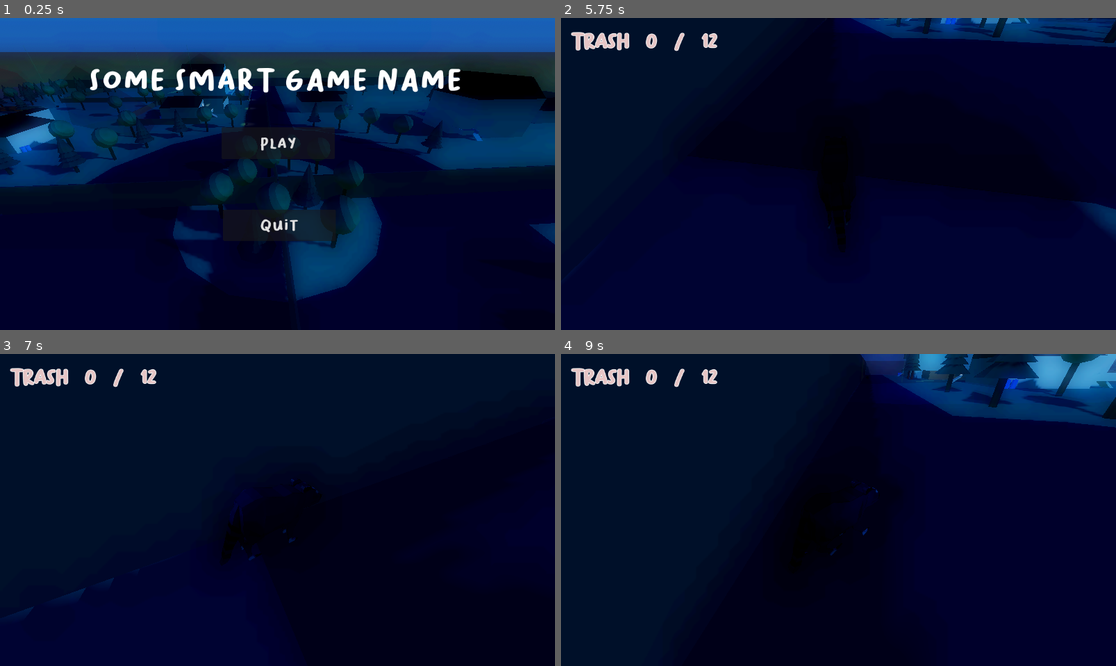
Above: before the commit, frames 1-4 (two rows, left to right).
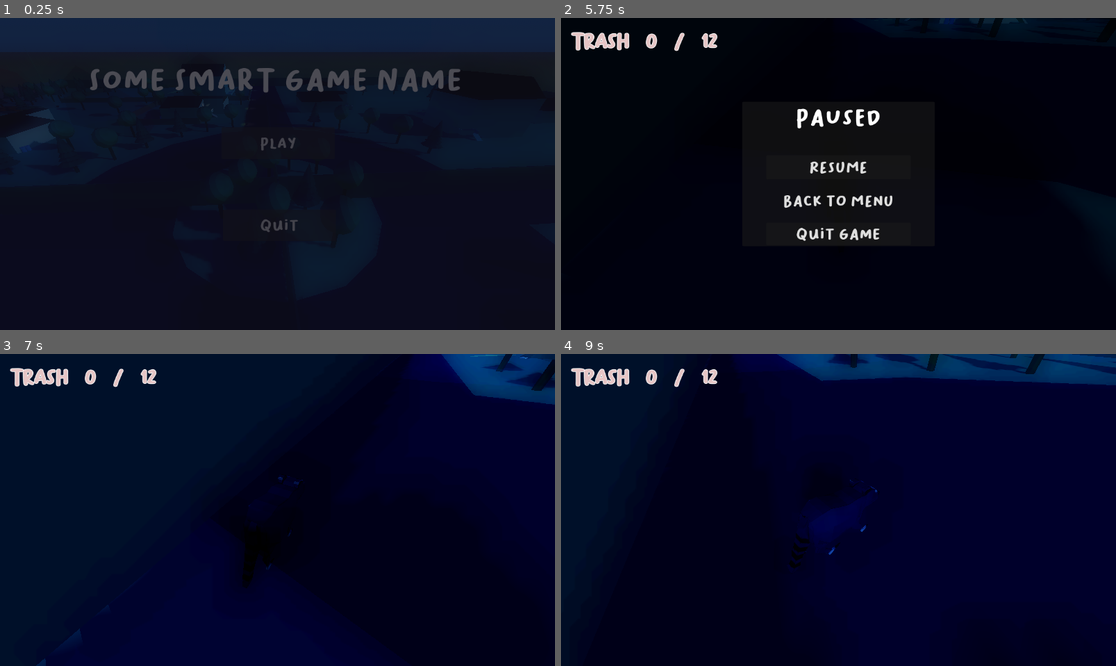
Above: after the commit, the same moments.

Repository: b0guslaw/LD58
Game: Godot game, scene res://main_menu.tscn
Two runs of this game, one before a commit and one after it. Both use one fixed random seed, a clock stepped at 60 frames per second and the inputs below.
Inputs (mouse positions are in pixels of both pictures, inside the frame that each line leads up to):
- Up to frame 1 (0.25 s): no input
- Up to frame 2 (5.75 s): click "Play" at 0.5 s; click "Play" at 1.25 s; tap Enter at 2 s; move the mouse to (960, 158) at 2.02 s; hold D (move_right) 2.03-2.78 s; hold F (interact) 2.03-2.78 s; tap Space (jump) at 2.27, 3.02, 4.52, 5.27 s; move the mouse to (810, 174) at 2.77 s; hold W (move_forward) from 2.78 s (still down); tap F (interact) at 2.85, 4.35 s; move the mouse to (849, 167) at 3.52 s; hold F (interact) 3.53-4.28 s; move the mouse to (832, 180) at 4.27 s; move the mouse to (877, 177) at 5.02 s; hold F (interact) from 5.03 s (still down); tap Escape (ui_cancel) at 5.65 s
- Up to frame 3 (7 s): release W (move_forward) at 5.75 s; release F (interact) at 5.75 s; click (277, 503) at 5.75 s, where only the run after the commit has a clickable "Resume"; tap Space (jump) at 6.5, 6.77 s; move the mouse to (233, 506) at 6.52 s; hold W (move_forward) from 6.53 s (still down); tap F (interact) at 6.6 s
- Up to frame 4 (9 s): move the mouse to (844, 510) at 7.27 s; hold F (interact) 7.28-8.03 s; move the mouse to (816, 503) at 8.02 s; release W (move_forward) at 8.03 s; hold D (move_right) 8.03-8.78 s; tap F (interact) at 8.1 s; tap Space (jump) at 8.27 s; move the mouse to (866, 510) at 8.77 s; hold W (move_forward) from 8.78 s (still down); hold F (interact) from 8.78 s (still down)

The runs differ from the first frame. In frame 1, 40% of the frame differs, in the area x 0-100%, y 0-91%; in frame 2, 71%, in the area x 0-100%, y 0-100%; in frame 3, 3.5%; in frame 4, 9.7%.

Commit message:
Add Pause Menu

Diff:
--- a/menu_ui.gd
+++ b/menu_ui.gd
@@ -9,11 +9,11 @@
 	$PlayButton.pressed.connect(_on_play_pressed)
 	$QuitButton.pressed.connect(_on_quit_pressed)
 
+	if ScreenFade:
+		await get_tree().process_frame
+		ScreenFade.fade_in()
+
 func _on_play_pressed() -> void:
-	print("Starting game...")
-	print("Level path: ", level_scene_path)
-	print("File exists: ", FileAccess.file_exists(level_scene_path))
-	print("Resource exists: ", ResourceLoader.exists(level_scene_path))
 
 	if ScreenFade:
 		ScreenFade.fade_out()
@@ -25,8 +25,6 @@
 	var result = get_tree().change_scene_to_file(level_scene_path)
 
 	if result != OK:
-		print("ERROR: Failed to load scene! Error code: ", result)
-		print("Make sure the path is correct: ", level_scene_path)
 		# Try to fade back in if it failed
 		if ScreenFade:
 			ScreenFade.fade_in()
--- a/neighborhood.tscn
+++ b/neighborhood.tscn
@@ -1,9 +1,99 @@
-[gd_scene load_steps=3 format=3 uid="uid://bdtajsldlggkr"]
+[gd_scene load_steps=5 format=3 uid="uid://bdtajsldlggkr"]
 
 [ext_resource type="Script" uid="uid://7ybtcxbjcnd8" path="res://neighborhood.gd" id="1_x5m6a"]
 [ext_resource type="PackedScene" uid="uid://c5kktmnw2joak" path="res://Level_1.tscn" id="2_ra0do"]
+[ext_resource type="FontFile" uid="uid://beok78jsw35dm" path="res://BaksoSapi.otf" id="3_bhmmv"]
+[ext_resource type="Script" uid="uid://cdwyisxkkn5kh" path="res://pause_menu.gd" id="3_x5m6a"]
 
 [node name="Neighborhood" type="Node3D"]
 script = ExtResource("1_x5m6a")
 
 [node name="Level1" parent="." instance=ExtResource("2_ra0do")]
+
+[node name="PauseMenu" type="Control" parent="."]
+layout_mode = 3
+anchors_preset = 15
+anchor_right = 1.0
+anchor_bottom = 1.0
+grow_horizontal = 2
+grow_vertical = 2
+script = ExtResource("3_x5m6a")
+
+[node name="ColorRect" type="ColorRect" parent="PauseMenu"]
+layout_mode = 1
+anchors_preset = 15
+anchor_right = 1.0
+anchor_bottom = 1.0
+grow_horizontal = 2
+grow_vertical = 2
+color = Color(0, 0, 0, 0.7019608)
+
+[node name="Panel" type="Panel" parent="PauseMenu"]
+layout_mode = 1
+anchors_preset = 8
+anchor_left = 0.5
+anchor_top = 0.5
+anchor_right = 0.5
+anchor_bottom = 0.5
+offset_left = -200.0
+offset_top = -150.0
+offset_right = 200.0
+offset_bottom = 150.0
+grow_horizontal = 2
+grow_vertical = 2
+
+[node name="VBoxContainer" type="VBoxContainer" parent="PauseMenu/Panel"]
+custom_minimum_size = Vector2(300, 300)
+layout_mode = 1
+anchors_preset = 8
+anchor_left = 0.5
+anchor_top = 0.5
+anchor_right = 0.5
+anchor_bottom = 0.5
+offset_left = -150.0
+offset_top = -152.5
+offset_right = 150.0
+offset_bottom = 152.5
+grow_horizontal = 2
+grow_vertical = 2
+theme_override_constants/separation = 20
+
+[node name="MarginContainer2" type="MarginContainer" parent="PauseMenu/Panel/VBoxContainer"]
+custom_minimum_size = Vector2(0, 20)
+layout_mode = 2
+
+[node name="PauseLabel" type="Label" parent="PauseMenu/Panel/VBoxContainer"]
+layout_mode = 2
+size_flags_horizontal = 4
+theme_override_fonts/font = ExtResource("3_bhmmv")
+theme_override_font_sizes/font_size = 48
+text = "Paused"
+
+[node name="Spacer" type="Control" parent="PauseMenu/Panel/VBoxContainer"]
+custom_minimum_size = Vector2(0, 10)
+layout_mode = 2
+
+[node name="ResumeButton" type="Button" parent="PauseMenu/Panel/VBoxContainer"]
+custom_minimum_size = Vector2(200, 50)
+layout_mode = 2
+size_flags_vertical = 4
+theme_override_fonts/font = ExtResource("3_bhmmv")
+theme_override_font_sizes/font_size = 32
+text = "Resume"
+
+[node name="MenuButton" type="MenuButton" parent="PauseMenu/Panel/VBoxContainer"]
+custom_minimum_size = Vector2(200, 50)
+layout_mode = 2
+theme_override_fonts/font = ExtResource("3_bhmmv")
+theme_override_font_sizes/font_size = 32
+text = "Back to Menu"
+
+[node name="QuitButton" type="Button" parent="PauseMenu/Panel/VBoxContainer"]
+layout_mode = 2
+theme_override_fonts/font = ExtResource("3_bhmmv")
+theme_override_font_sizes/font_size = 32
+text = "Quit Game"
+
+[node name="MarginContainer" type="MarginContainer" parent="PauseMenu/Panel/VBoxContainer"]
+custom_minimum_size = Vector2(0, 20)
+layout_mode = 2
--- /dev/null
+++ b/pause_menu.gd
@@ -0,0 +1,48 @@
+extends Control
+
+@export_file("*.tscn") var main_menu_path: String = "res://main_menu.tscn"
+
+var is_paused: bool = false
+
+func _ready() -> void:
+	visible = false
+
+	process_mode = Node.PROCESS_MODE_ALWAYS
+
+	set_anchors_preset(Control.PRESET_FULL_RECT)
+
+	$Panel/VBoxContainer/ResumeButton.pressed.connect(_on_resume_pressed)
+	$Panel/VBoxContainer/MenuButton.pressed.connect(_on_menu_pressed)
+	$Panel/VBoxContainer/QuitButton.pressed.connect(_on_quit_pressed)
+
+func _input(event: InputEvent) -> void:
+	if event.is_action_pressed("ui_cancel"):  # ESC key
+		toggle_pause()
+
+func toggle_pause() -> void:
+	is_paused = !is_paused
+
+	if is_paused:
+		visible = true
+		get_tree().paused = true
+		Input.mouse_mode = Input.MOUSE_MODE_VISIBLE
+	else:
+		visible = false
+		get_tree().paused = false
+		Input.mouse_mode = Input.MOUSE_MODE_CAPTURED
+
+func _on_resume_pressed() -> void:
+	toggle_pause()
+
+func _on_menu_pressed() -> void:
+	get_tree().paused = false
+	visible = false
+
+	if ScreenFade:
+		ScreenFade.fade_out()
+		await ScreenFade.fade_out_complete
+
+	get_tree().change_scene_to_file(main_menu_path)
+
+func _on_quit_pressed() -> void:
+	get_tree().quit()
Not shown, added: pause_menu.gd.uid
